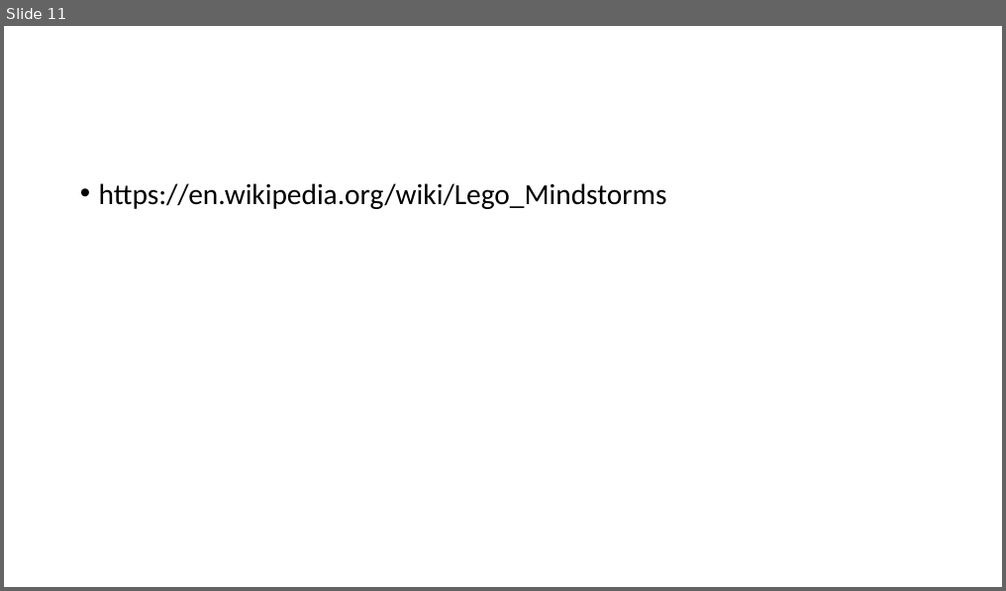
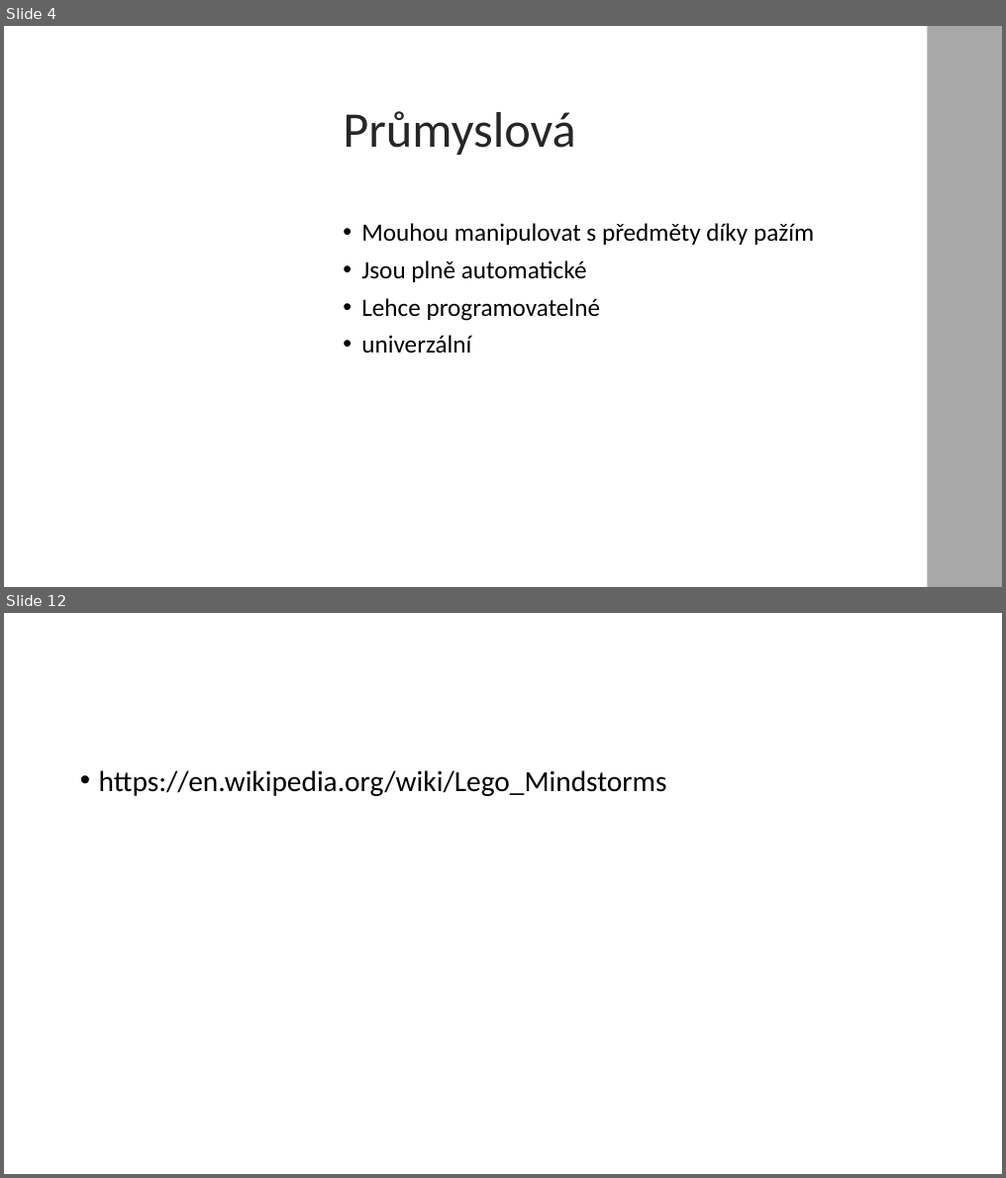
Before and after one commit to G4RG4M3L/pokus, a slide deck: Jost.pptx. Shown one above the other, each under a label of ours: slide 11 before the commit, slides 4 and 12 after it; the slides between them are not shown. The pictures are 1006x591 and 1006x1178 pixels, drawn with LibreOffice and Linux fonts; fonts in the diff are those of the drawing; background and template pictures are left out. Boxes give left, top, right and bottom in pixels: in the first picture for what was removed or moved away, otherwise in the second. Text is boxed around its words. In the diff, an @@ line names an element or a change of style, - is before the commit and + after.

```diff
--- a/Jost.pptx
+++ b/Jost.pptx
@@ slide 4 added at (4, 26, 1002, 587), background picture (left out) @@
@@ rectangle added at (295, 26, 927, 587), fill #FFFFFF at 88% opacity @@
@@ rectangle added at (927, 26, 1002, 587), fill #262626 at 40% opacity @@
@@ title added at (343, 111, 575, 155), 48 pt, text #262626 @@
+Průmyslová
@@ text added at (361, 223, 814, 353), 24 pt, text #000000 @@
+• Mouhou manipulovat s předměty díky pažím
+• Jsou plně automatické
+• Lehce programovatelné
+• univerzální
@@ what was slide 11 is now slide 12 @@
```
Also in this commit, not shown: 1 slide changed, 4 other slides added, 4 slides removed.
